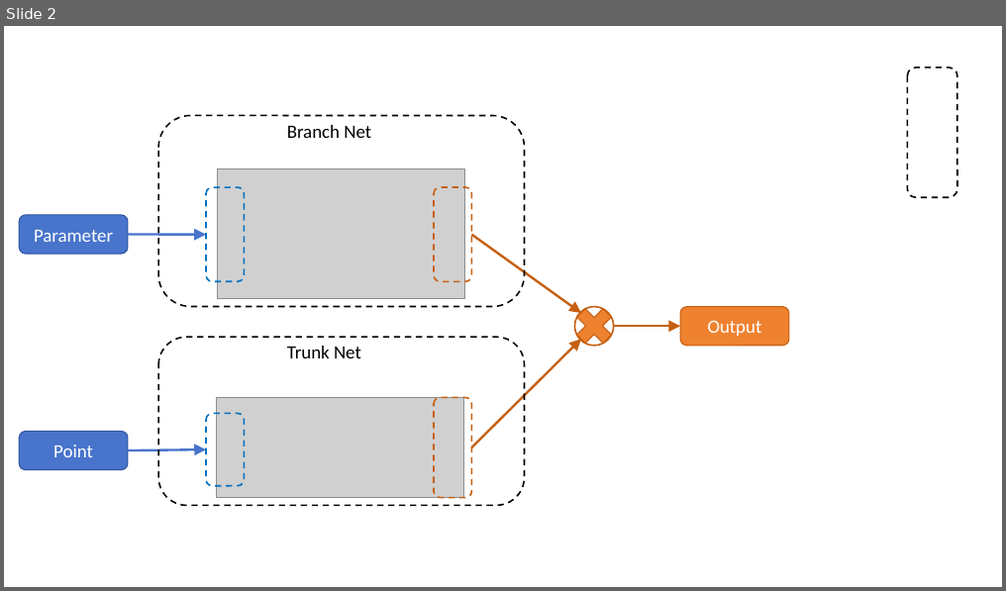
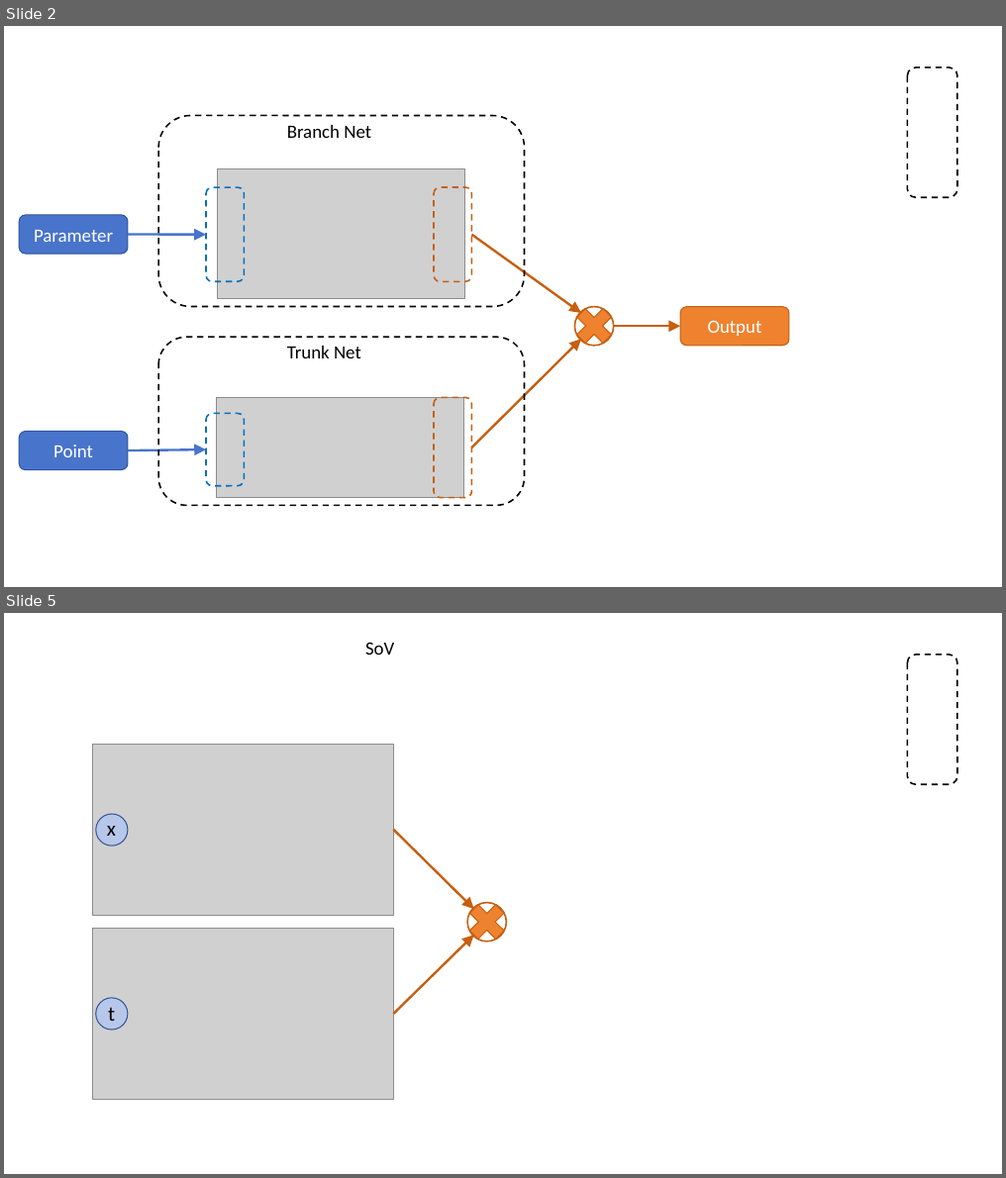
Before and after one commit to hanrui2003/pinn-pytorch, a slide deck: MLDA/论文画图.pptx. Shown one above the other, each under a label of ours: slide 2 before the commit, slides 2 and 5 after it; the slides between them are not shown. The pictures are 1006x591 and 1006x1178 pixels, drawn with LibreOffice and Linux fonts; fonts in the diff are those of the drawing; grey boxes stand for pictures. Boxes give left, top, right and bottom in pixels: in the first picture for what was removed or moved away, otherwise in the second. Text is boxed around its words. In the diff, an @@ line names an element or a change of style, - is before the commit and + after.

```diff
--- a/MLDA/论文画图.pptx
+++ b/MLDA/论文画图.pptx
@@ slide 5 added at bbox=[4, 613, 1002, 1174], background #FFFFFF @@
@@ text added at bbox=[365, 642, 394, 655], 18 pt, text #000000 @@
+SoV
@@ rounded rectangle added at bbox=[908, 655, 957, 784], outline #000000 1.5 pt dashed @@
@@ picture added at bbox=[93, 744, 394, 915] @@
@@ ellipse added at bbox=[96, 814, 129, 847], fill #B6C7EA, outline #355696 1 pt @@
@@ text added at bbox=[107, 826, 116, 836], 20 pt, text #000000 @@
+x
@@ arrow added from (393, 830) to (474, 909), #C65F10 2.25 pt @@
@@ cross added at bbox=[462, 897, 512, 947], fill #EE822F, outline #C65F10 1 pt @@
@@ ellipse added at bbox=[467, 903, 506, 942], fill #FFFFFF, outline #C65F10 1.5 pt @@
@@ picture added at bbox=[93, 929, 394, 1100] @@
@@ arrow added from (393, 1014) to (474, 935), #C65F10 2.25 pt @@
@@ ellipse added at bbox=[96, 998, 129, 1030], fill #B6C7EA, outline #355696 1 pt @@
@@ text added at bbox=[108, 1007, 115, 1021], 20 pt, text #000000 @@
+t
```
Also in this commit, not shown: 4 other slides added, 1 slide removed, 15 other files.
